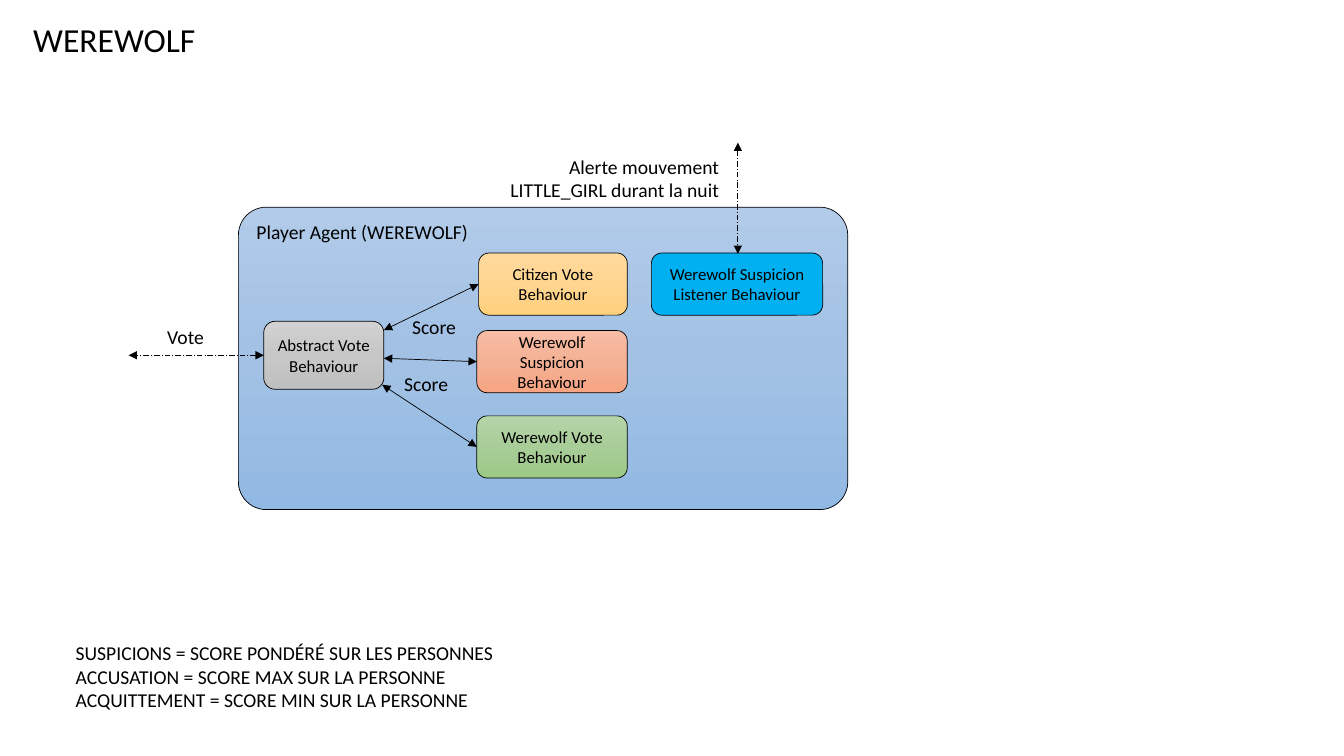
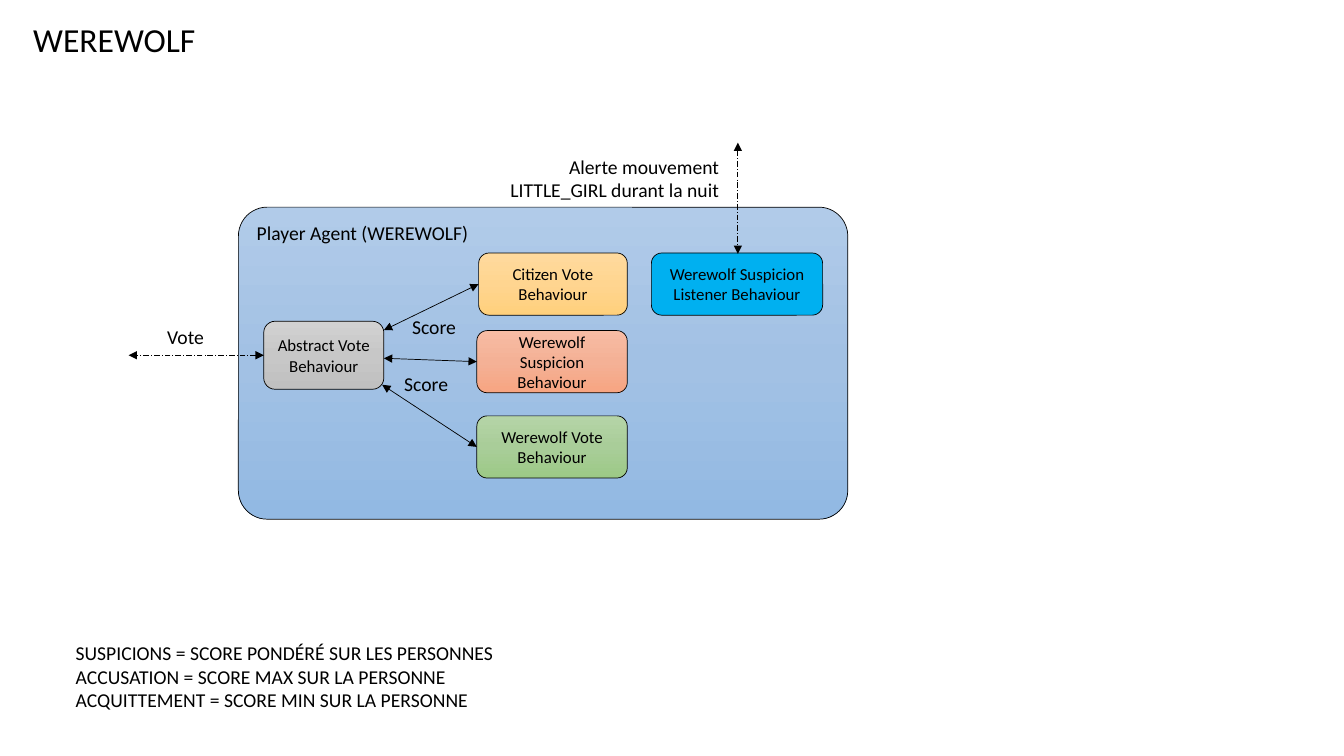
Before and after one commit to konamdav/Loup-Garou, a slide deck: slide 26 of README.pptx (slide 25 before the commit). Drawn at 1344x756 pixels with LibreOffice and Linux fonts; fonts in the diff are those of the drawing. Boxes give left, top, right and bottom in pixels: in the first picture for what was removed or moved away, otherwise in the second. Text is boxed around its words. In the diff, an @@ line names an element or a change of style, - is before the commit and + after.

```diff
--- a/README.pptx
+++ b/README.pptx
@@ rounded rectangle "Player Agent (WEREWOLF)" resized from (x1=239, y1=208, x2=849, y2=510) to (x1=239, y1=208, x2=849, y2=520) @@
```
Also in this commit, not shown: 2 other slides changed, 1 slide added, 11 other files.
